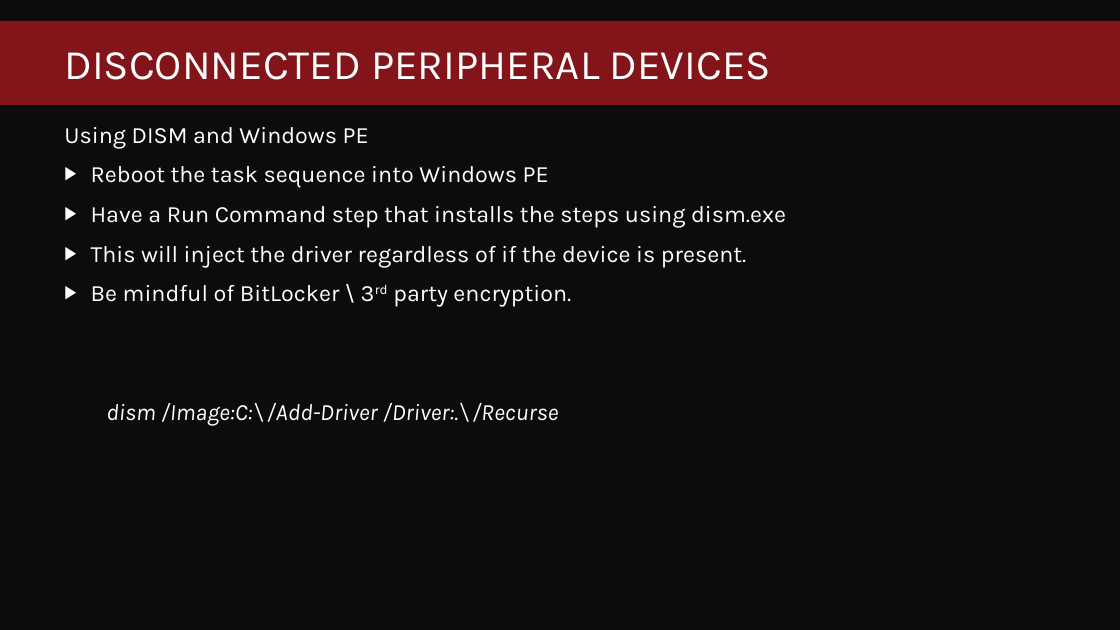
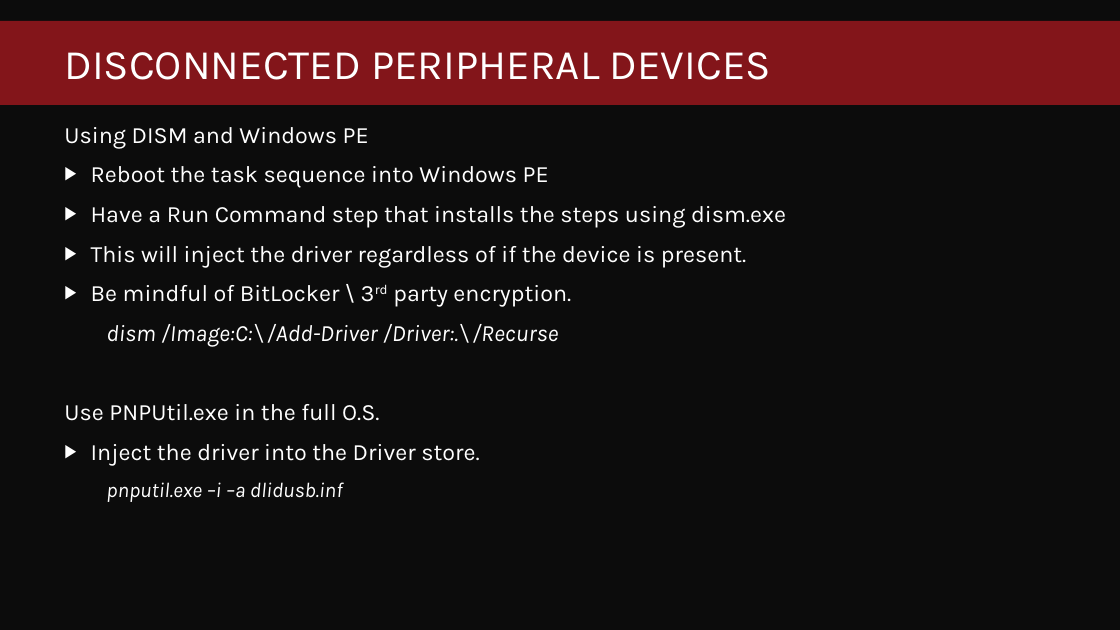
Before and after one commit to fredbainbridge/WindowsUpgradeReadiness, a slide deck: slide 24 of MMS 2017 - Windows Upgrade Readiness.pptx (slide 23 before the commit). Drawn at 1120x630 pixels with LibreOffice and Linux fonts; fonts in the diff are those of the drawing; background and template pictures are left out. Boxes give left, top, right and bottom in pixels: in the first picture for what was removed or moved away, otherwise in the second. Text is boxed around its words. In the diff, an @@ line names an element or a change of style, - is before the commit and + after.

```diff
--- a/MMS 2017 - Windows Upgrade Readiness.pptx
+++ b/MMS 2017 - Windows Upgrade Readiness.pptx
@@ text at bbox=[64, 404, 479, 502]: paragraphs added @@
+Use PNPUtil.exe in the full O.S.
+▶ Inject the driver into the Driver store.
+  pnputil.exe –i –a dlidusb.inf
```
Also in this commit, not shown: 1 slide added.
